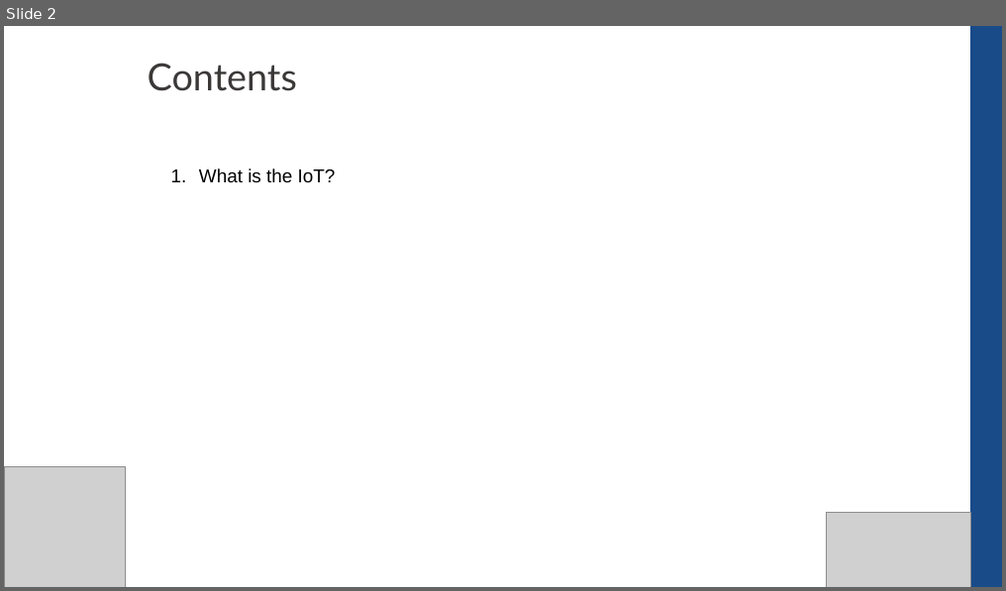
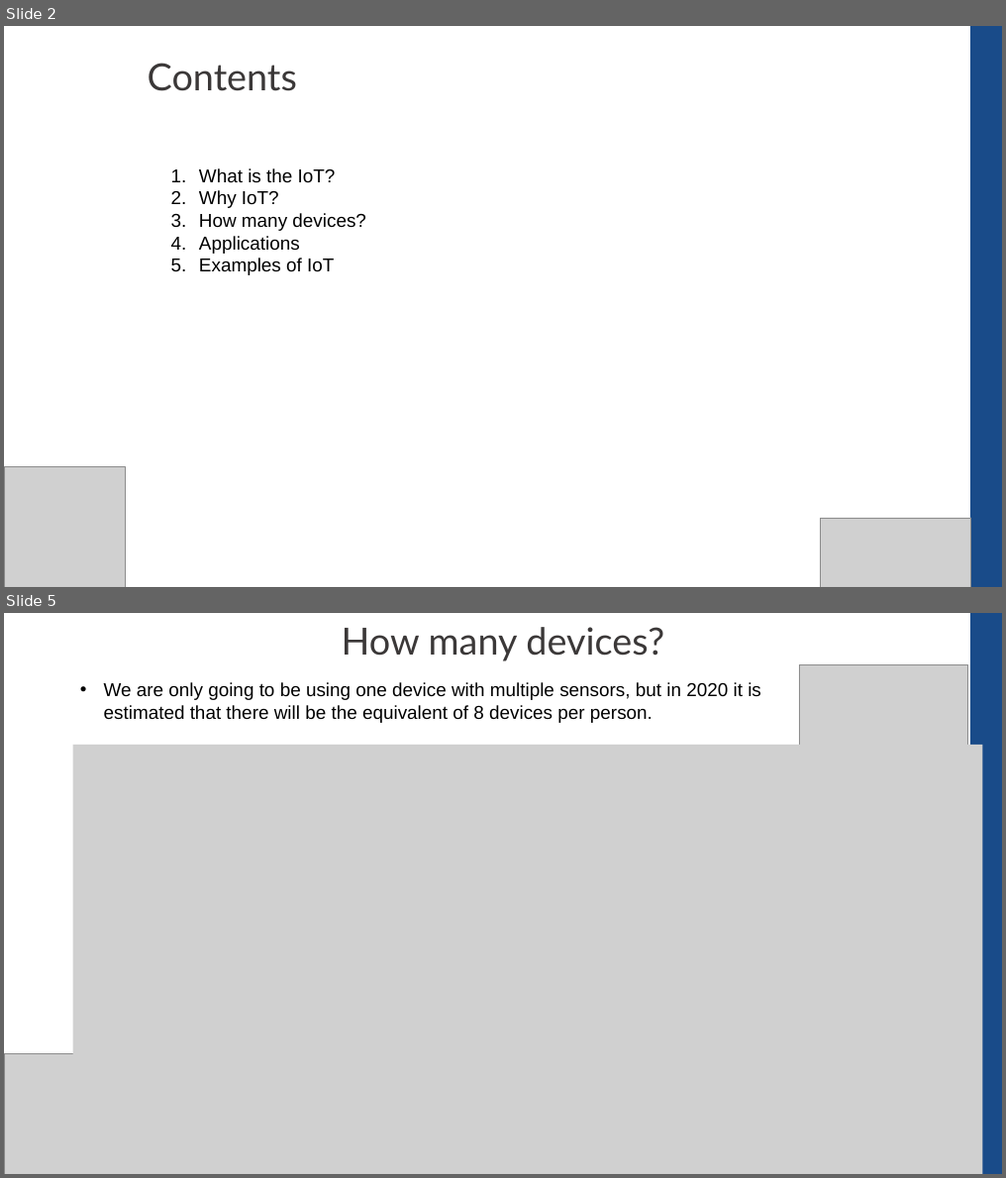
Before and after one commit to CompEng0001/IoT-and-Our-Schools-Environments-for-Education, a slide deck: Lessons/Introduction.pptx. Shown one above the other, each under a label of ours: slide 2 before the commit, slides 2 and 5 after it; the slides between them are not shown. The pictures are 1006x591 and 1006x1178 pixels, drawn with LibreOffice and Linux fonts; fonts in the diff are those of the drawing; grey boxes stand for pictures. Boxes give left, top, right and bottom in pixels: in the first picture for what was removed or moved away, otherwise in the second. Text is boxed around its words. In the diff, an @@ line names an element or a change of style, - is before the commit and + after.

Commit message:
More content
Need to add further slides but it is nearly there,

```diff
--- a/Lessons/Introduction.pptx
+++ b/Lessons/Introduction.pptx
@@ slide 5 added at (x1=4, y1=613, x2=1002, y2=1174), background #FFFFFF @@
@@ text added at (x1=342, y1=627, x2=664, y2=662), 36 pt, text #3B3838 @@
+How many devices?
@@ rectangle added at (x1=971, y1=613, x2=1002, y2=1174), fill #194B89, outline #194B89 1 pt @@
@@ picture added at (x1=799, y1=664, x2=968, y2=745) @@
@@ text added at (x1=104, y1=682, x2=761, y2=723), 18 pt, text #000000 @@
+• We are only going to be using one device with multiple sensors, but in 2020 it is estimated that there will be the equivalent of 8 devices per person.
@@ picture added at (x1=73, y1=745, x2=982, y2=1174) @@
@@ picture added at (x1=5, y1=1054, x2=126, y2=1174) @@
@@ slide 2 changed as well @@
@@ text at (x1=199, y1=190, x2=366, y2=275): paragraphs added @@
+2. Why IoT?
+3. How many devices?
+4. Applications
+5. Examples of IoT
@@ picture resized from (x1=826, y1=513, x2=971, y2=587) to (x1=820, y1=518, x2=971, y2=587) @@
```
Also in this commit, not shown: 2 other slides changed, 3 other slides added.
